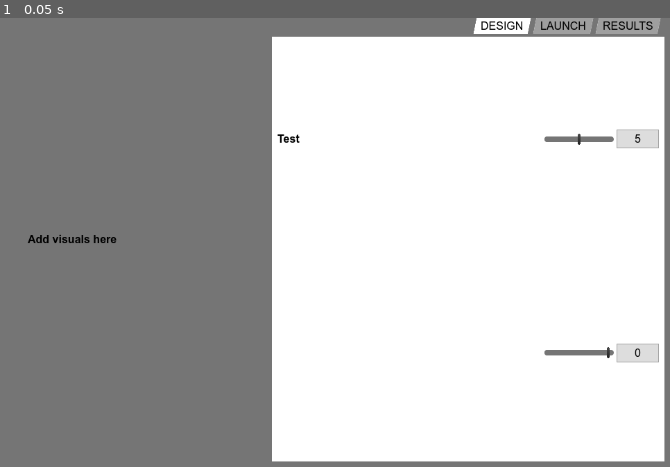
Above: before the commit, frame 1.
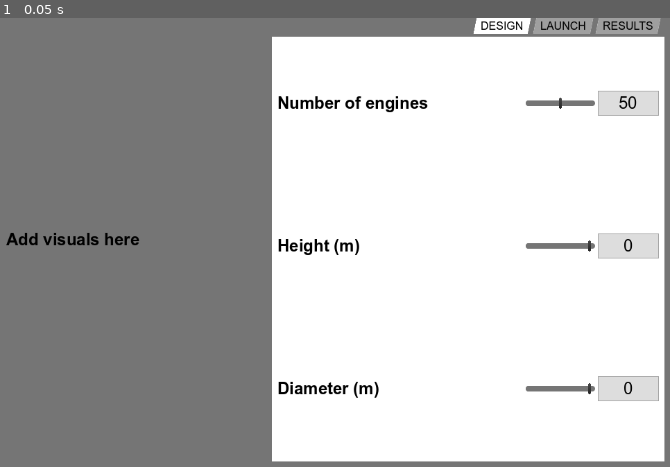
Above: after the commit, the same moment.

Repository: eweisenberg/RocketGizmo
Game: Godot game, scene res://main.tscn
Same seed, same stepped clock (60 frames per second), same inputs: the game is played once before the commit and once after it. Before the commit the project has no main scene; this scene is started directly in both runs.
Inputs:
- Up to frame 1 (0.05 s): no input

The runs differ from the first frame. In frame 1, 3.9% of the frame differs, in the area x 0-99%, y 16-86%.

Commit message:
Finished slider logic

Diff:
--- a/Rocket Gizmo/main.tscn
+++ b/Rocket Gizmo/main.tscn
@@ -34,70 +34,10 @@
 alignment = 1
 
 [node name="Label" type="Label" parent="MarginContainer/HBoxContainer"]
-_import_path = NodePath("")
-unique_name_in_owner = false
-process_mode = 0
-process_priority = 0
-process_physics_priority = 0
-process_thread_group = 0
-editor_description = ""
-visible = true
-modulate = Color(1, 1, 1, 1)
-self_modulate = Color(1, 1, 1, 1)
-show_behind_parent = false
-top_level = false
-clip_children = 0
-light_mask = 1
-visibility_layer = 1
-z_index = 0
-z_as_relative = true
-y_sort_enabled = false
-texture_filter = 0
-texture_repeat = 0
-material = null
-use_parent_material = false
-clip_contents = false
-custom_minimum_size = Vector2(0, 0)
-layout_direction = 0
 layout_mode = 2
 size_flags_horizontal = 3
-size_flags_vertical = 4
-size_flags_stretch_ratio = 1.0
-auto_translate = true
-localize_numeral_system = true
-tooltip_text = ""
-focus_neighbor_left = NodePath("")
-focus_neighbor_top = NodePath("")
-focus_neighbor_right = NodePath("")
-focus_neighbor_bottom = NodePath("")
-focus_next = NodePath("")
-focus_previous = NodePath("")
-focus_mode = 0
-mouse_filter = 2
-mouse_force_pass_scroll_events = true
-mouse_default_cursor_shape = 0
-theme = null
-theme_type_variation = &""
 text = "Add visuals here"
-label_settings = null
 horizontal_alignment = 1
-vertical_alignment = 0
-autowrap_mode = 0
-justification_flags = 163
-clip_text = false
-text_overrun_behavior = 0
-uppercase = false
-tab_stops = PackedFloat32Array()
-lines_skipped = 0
-max_lines_visible = -1
-visible_characters = -1
-visible_characters_behavior = 0
-visible_ratio = 1.0
-text_direction = 0
-language = ""
-structured_text_bidi_override = 0
-structured_text_bidi_override_options = []
-script = null
 
 [node name="TabContainer" type="TabContainer" parent="MarginContainer/HBoxContainer"]
 layout_mode = 2
@@ -116,15 +56,20 @@
 grow_horizontal = 2
 grow_vertical = 2
 
-[node name="Slider" parent="MarginContainer/HBoxContainer/TabContainer/DESIGN/VBoxContainer" instance=ExtResource("1_ephah")]
+[node name="SliderEngines" parent="MarginContainer/HBoxContainer/TabContainer/DESIGN/VBoxContainer" instance=ExtResource("1_ephah")]
 layout_mode = 2
-text = "Test"
-max_value = 10
+text = "Number of engines"
+max_value = 100
 step = 1
-default_value = 5
+default_value = 50
 
-[node name="Slider2" parent="MarginContainer/HBoxContainer/TabContainer/DESIGN/VBoxContainer" instance=ExtResource("1_ephah")]
+[node name="SliderHeight" parent="MarginContainer/HBoxContainer/TabContainer/DESIGN/VBoxContainer" instance=ExtResource("1_ephah")]
 layout_mode = 2
+text = "Height (m)"
+
+[node name="SliderDiameter" parent="MarginContainer/HBoxContainer/TabContainer/DESIGN/VBoxContainer" instance=ExtResource("1_ephah")]
+layout_mode = 2
+text = "Diameter (m)"
 
 [node name="LAUNCH" type="TabBar" parent="MarginContainer/HBoxContainer/TabContainer"]
 visible = false
--- a/Rocket Gizmo/project.godot
+++ b/Rocket Gizmo/project.godot
@@ -11,6 +11,7 @@
 [application]
 
 config/name="Rocket Gizmo"
+run/main_scene="res://main.tscn"
 config/features=PackedStringArray("4.2", "GL Compatibility")
 config/icon="res://icon.svg"
 
--- a/Rocket Gizmo/ui/slider.gd
+++ b/Rocket Gizmo/ui/slider.gd
@@ -1,15 +1,17 @@
 class_name GizmoSlider
 extends MarginContainer
 
+# Instance variables for slider
 @export var text: String
 @export var min_value: int
 @export var max_value: int
 @export var step: int
 @export var default_value: int
 
-@onready var label = $Label
-@onready var slider = $HBoxContainer/HSlider
-@onready var line_edit = $HBoxContainer/LineEdit
+# Nodes it needs to access to modify or read values
+@onready var label: Label = $Label
+@onready var slider: HSlider = $HBoxContainer/HSlider
+@onready var line_edit: LineEdit = $HBoxContainer/LineEdit
 
 func _ready() -> void:
 	label.text = text
@@ -20,4 +22,25 @@
 	line_edit.text = str(default_value)
 
 func _on_slider_value_changed(value: float) -> void:
-	line_edit.text = str(value)
+	if !line_edit.has_focus():
+		line_edit.text = str(value)
+
+
+func _on_line_edit_text_changed(new_text: String) -> void:
+	# Return if text is not a number
+	if !line_edit.text.is_valid_int():
+		return
+	var value: int = int(line_edit.text)
+	if value >= min_value and value <= max_value:
+		slider.value = value
+	elif value < min_value:
+		slider.value = min_value
+	else:
+		slider.value = max_value
+
+
+func _on_line_edit_focus_exited() -> void:
+	if (line_edit.text == ""):
+		_on_slider_value_changed(0)
+	else:
+		_on_slider_value_changed(slider.value)
--- a/Rocket Gizmo/ui/slider.tscn
+++ b/Rocket Gizmo/ui/slider.tscn
@@ -13,70 +13,8 @@
 script = ExtResource("1_kwsc5")
 
 [node name="Label" type="Label" parent="."]
-_import_path = NodePath("")
-unique_name_in_owner = false
-process_mode = 0
-process_priority = 0
-process_physics_priority = 0
-process_thread_group = 0
-editor_description = ""
-visible = true
-modulate = Color(1, 1, 1, 1)
-self_modulate = Color(1, 1, 1, 1)
-show_behind_parent = false
-top_level = false
-clip_children = 0
-light_mask = 1
-visibility_layer = 1
-z_index = 0
-z_as_relative = true
-y_sort_enabled = false
-texture_filter = 0
-texture_repeat = 0
-material = null
-use_parent_material = false
-clip_contents = false
-custom_minimum_size = Vector2(0, 0)
-layout_direction = 0
 layout_mode = 2
-size_flags_horizontal = 1
-size_flags_vertical = 4
-size_flags_stretch_ratio = 1.0
-auto_translate = true
-localize_numeral_system = true
-tooltip_text = ""
-focus_neighbor_left = NodePath("")
-focus_neighbor_top = NodePath("")
-focus_neighbor_right = NodePath("")
-focus_neighbor_bottom = NodePath("")
-focus_next = NodePath("")
-focus_previous = NodePath("")
-focus_mode = 0
-mouse_filter = 2
-mouse_force_pass_scroll_events = true
-mouse_default_cursor_shape = 0
-theme = null
-theme_type_variation = &""
 text = "Label"
-label_settings = null
-horizontal_alignment = 0
-vertical_alignment = 0
-autowrap_mode = 0
-justification_flags = 163
-clip_text = false
-text_overrun_behavior = 0
-uppercase = false
-tab_stops = PackedFloat32Array()
-lines_skipped = 0
-max_lines_visible = -1
-visible_characters = -1
-visible_characters_behavior = 0
-visible_ratio = 1.0
-text_direction = 0
-language = ""
-structured_text_bidi_override = 0
-structured_text_bidi_override_options = []
-script = null
 
 [node name="HBoxContainer" type="HBoxContainer" parent="."]
 layout_mode = 2
@@ -96,3 +34,5 @@
 caret_blink = true
 
 [connection signal="value_changed" from="HBoxContainer/HSlider" to="." method="_on_slider_value_changed"]
+[connection signal="focus_exited" from="HBoxContainer/LineEdit" to="." method="_on_line_edit_focus_exited"]
+[connection signal="text_changed" from="HBoxContainer/LineEdit" to="." method="_on_line_edit_text_changed"]
--- a/Rocket Gizmo/ui/ui_theme.tres
+++ b/Rocket Gizmo/ui/ui_theme.tres
@@ -50,10 +50,12 @@
 HSlider/styles/grabber_area = SubResource("StyleBoxFlat_7ac0a")
 HSlider/styles/grabber_area_highlight = SubResource("StyleBoxEmpty_onccv")
 Label/colors/font_color = Color(0, 0, 0, 1)
+Label/font_sizes/font_size = 24
 Label/fonts/font = ExtResource("1_wc3x1")
 LineEdit/colors/caret_color = Color(0, 0, 0, 1)
 LineEdit/colors/font_color = Color(0, 0, 0, 1)
 LineEdit/colors/font_selected_color = Color(0, 0, 0, 1)
+LineEdit/font_sizes/font_size = 24
 LineEdit/fonts/font = ExtResource("2_5iprw")
 LineEdit/styles/focus = SubResource("StyleBoxFlat_6ihuv")
 LineEdit/styles/normal = SubResource("StyleBoxFlat_6ihuv")
